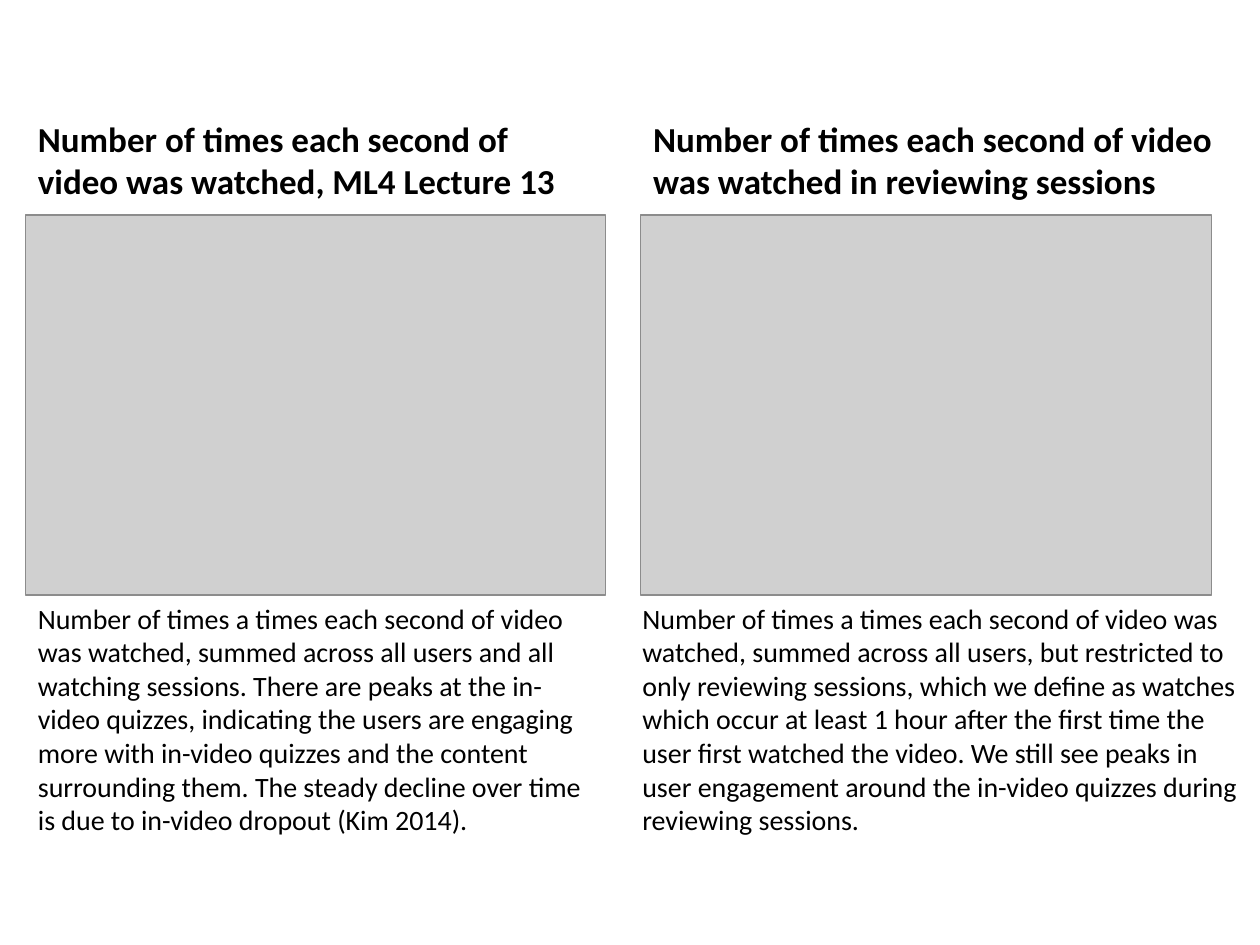
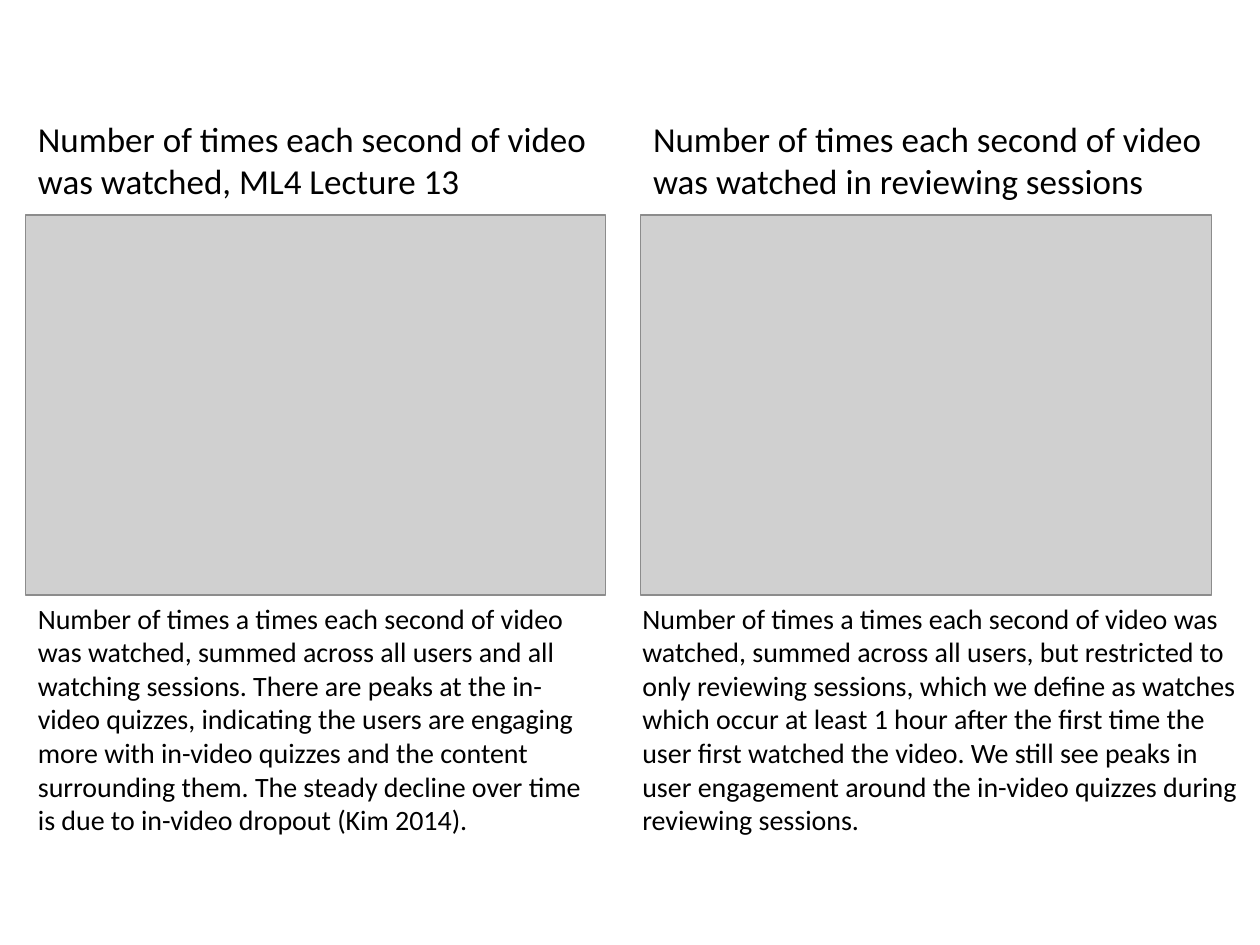
Before and after one commit to gkovacs/invideo-las2016, a slide deck: slide 13 of extra-figures/seek-figures.pptx (slide 12 before the commit). Drawn at 1260x945 pixels with LibreOffice and Linux fonts; fonts in the diff are those of the drawing; grey boxes stand for pictures. Boxes give left, top, right and bottom in pixels: in the first picture for what was removed or moved away, otherwise in the second. Text is boxed around its words. In the diff, an @@ line names an element or a change of style, - is before the commit and + after.

```diff
--- a/extra-figures/seek-figures.pptx
+++ b/extra-figures/seek-figures.pptx
@@ text "Number of times each second ..." at (x1=38, y1=127, x2=586, y2=199): bold off @@
@@ text "Number of times each second ..." at (x1=653, y1=127, x2=1201, y2=200): bold off @@
```
Also in this commit, not shown: 4 other slides changed, 1 slide added, 1 other file.
